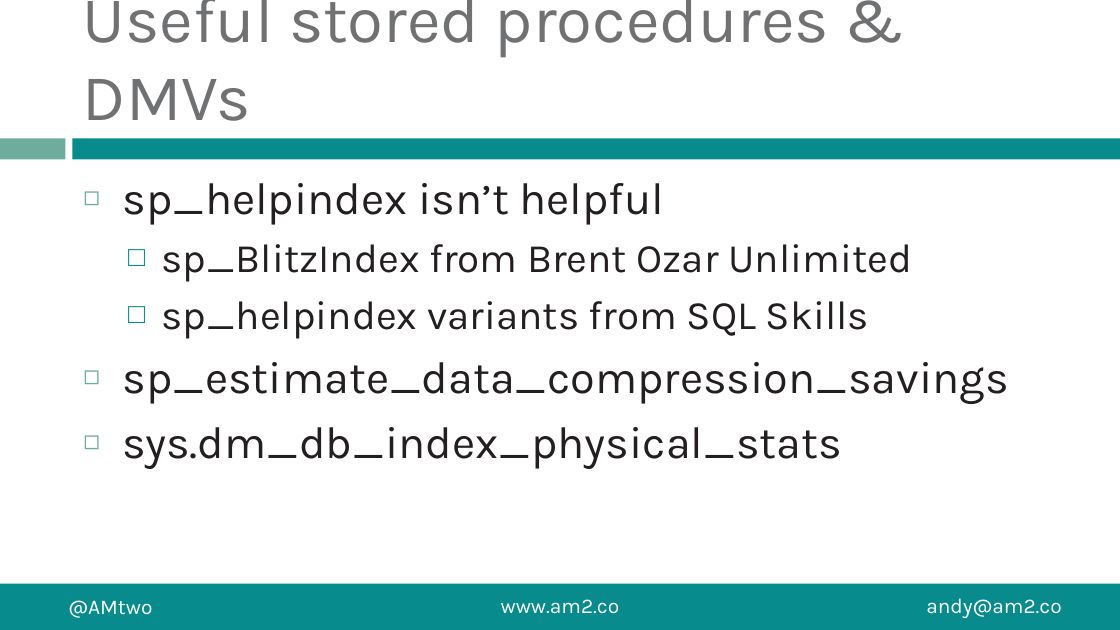
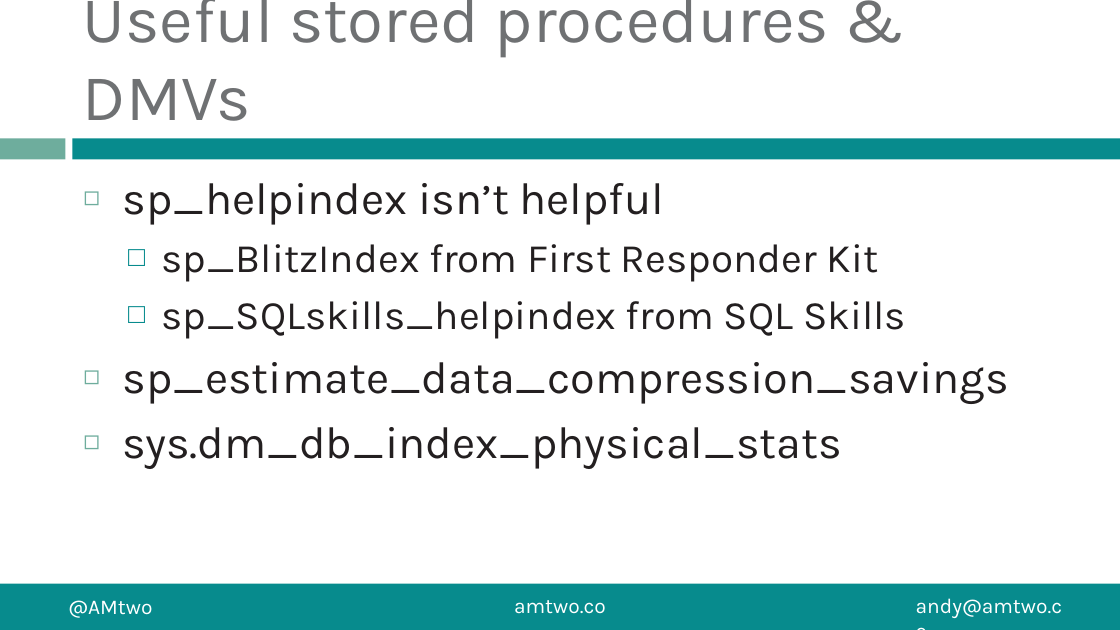
Before and after one commit to amtwo/Presentations, a slide deck: slide 24 of Demystifying-Data-Compression/Data_Compression.pptx (slide 27 before the commit). Drawn at 1120x630 pixels with LibreOffice and Linux fonts; fonts in the diff are those of the drawing. Boxes give left, top, right and bottom in pixels: in the first picture for what was removed or moved away, otherwise in the second. Text is boxed around its words. In the diff, an @@ line names an element or a change of style, - is before the commit and + after.

```diff
--- a/Demystifying-Data-Compression/Data_Compression.pptx
+++ b/Demystifying-Data-Compression/Data_Compression.pptx
@@ text at bbox=[162, 244, 906, 339]: text changed @@
-  □ sp_BlitzIndex from Brent Ozar Unlimited
-  □ sp_helpindex variants from SQL Skills
+  □ sp_BlitzIndex from First Responder Kit
+  □ sp_SQLskills_helpindex from SQL Skills
@@ text at bbox=[916, 598, 1062, 618]: text changed @@
-andy@am2.co
+andy@amtwo.co
@@ text at bbox=[514, 600, 606, 614]: text changed @@
-www.am2.co
+amtwo.co
```
Also in this commit, not shown: 36 other slides changed, 3 slides removed, 3 other files.
